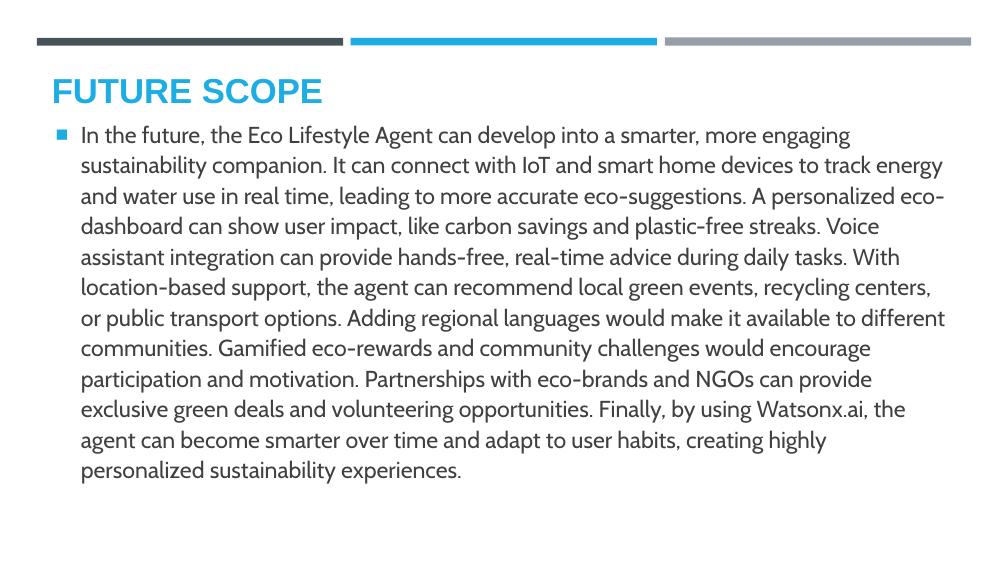
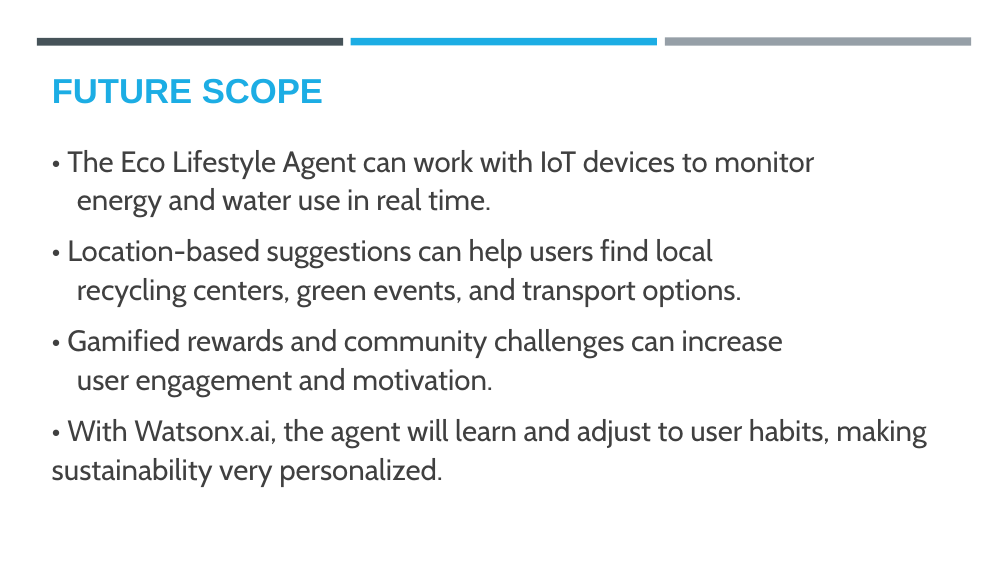
Before and after one commit to Suryank7/Eco-Lifestyle-Agent, a slide deck: slide 14 of ProjectTemplate (1) - Copy.pptx (slide 11 before the commit). Drawn at 1008x567 pixels with LibreOffice and Linux fonts; fonts in the diff are those of the drawing; background and template pictures are left out. Boxes give left, top, right and bottom in pixels: in the first picture for what was removed or moved away, otherwise in the second. Text is boxed around its words. In the diff, an @@ line names an element or a change of style, - is before the commit and + after.

```diff
--- a/ProjectTemplate (1) - Copy.pptx
+++ b/ProjectTemplate (1) - Copy.pptx
@@ text at bbox=[52, 150, 926, 487]: text changed; size 22 to 28 pt @@
-■ In the future, the Eco Lifestyle Agent can develop into a smarter, more engaging sustainability companion. It can connect with IoT and smart home devices to track energy and water use in real time, leading to more accurate eco-suggestions. A personalized eco-dashboard can show user impact, like carbon savings and plastic-free streaks. Voice assistant integration can provide hands-free, real-time advice during daily tasks. With location-based support, the agent can recommend local green events, recycling centers, or public transport options. Adding regional languages would make it available to different communities. Gamified eco-rewards and community challenges would encourage participation and motivation. Partnerships with eco-brands and NGOs can provide exclusive green deals and volunteering opportunities. Finally, by using Watsonx.ai, the agent can become smarter over time and adapt to user habits, creating highly personalized sustainability experiences.
+• The Eco Lifestyle Agent can work with IoT devices to monitor energy and water use in real time.
+• Location-based suggestions can help users find local recycling centers, green events, and transport options.
+• Gamified rewards and community challenges can increase user engagement and motivation.
+• With Watsonx.ai, the agent will learn and adjust to user habits, making sustainability very personalized.
```
Also in this commit, not shown: 9 other slides changed, 4 slides added.
